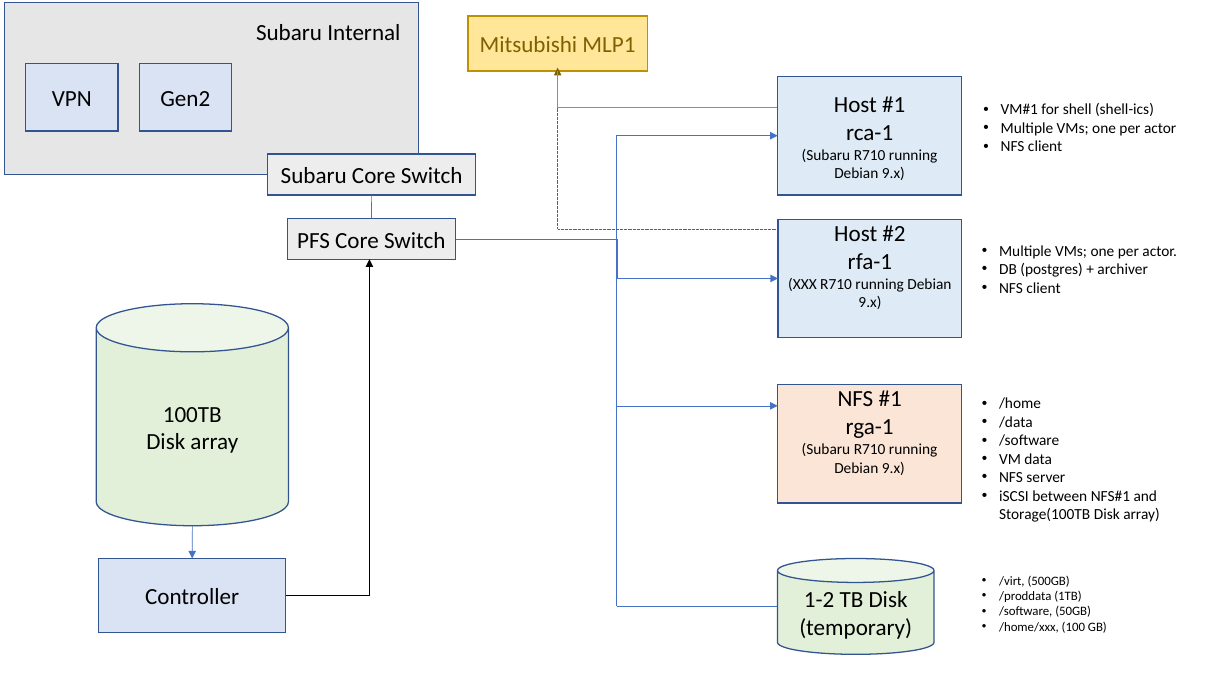
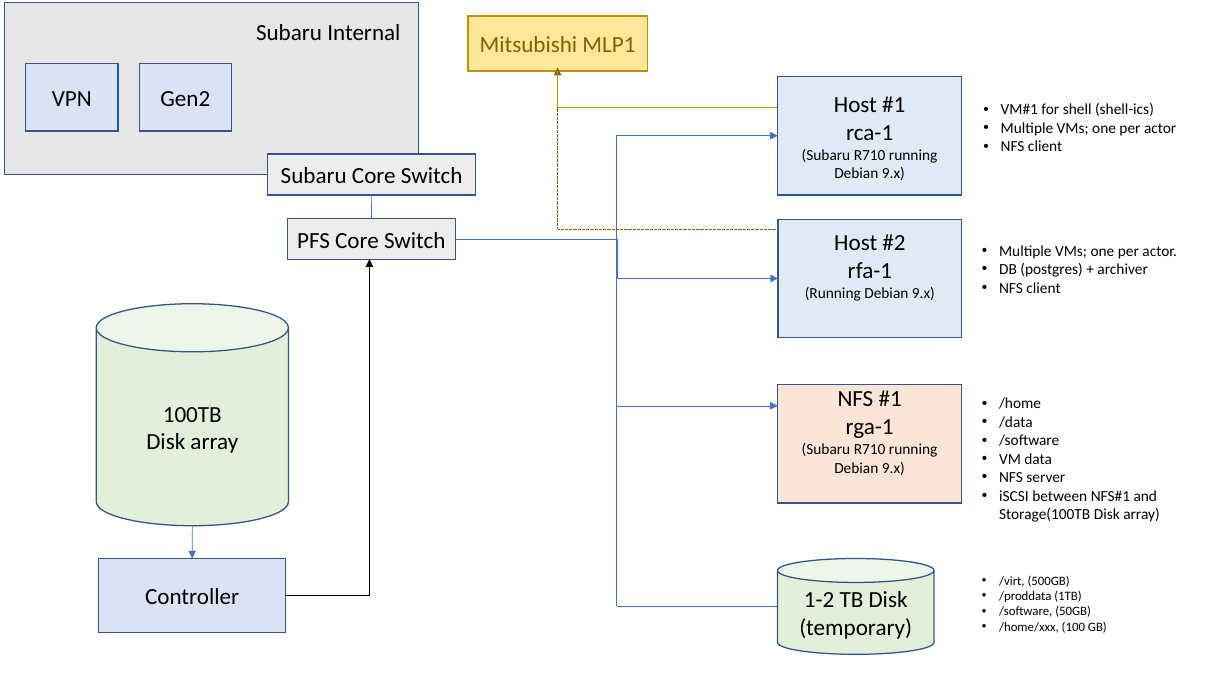
Before and after one commit to hassanxp/pfs_documents, a slide deck: slide 1 of PRU030000/PfsIcsMhsHardwareConfig.pptx. Drawn at 1232x693 pixels with LibreOffice and Linux fonts; fonts in the diff are those of the drawing. Boxes give left, top, right and bottom in pixels: in the first picture for what was removed or moved away, otherwise in the second. Text is boxed around its words. In the diff, an @@ line names an element or a change of style, - is before the commit and + after.

```diff
--- a/PRU030000/PfsIcsMhsHardwareConfig.pptx
+++ b/PRU030000/PfsIcsMhsHardwareConfig.pptx
@@ text in rectangle at [805, 287, 935, 301]: text changed @@
-(XXX R710 running Debian 9.x)
+(Running Debian 9.x)
```
Also in this commit, not shown: 2 other files.
